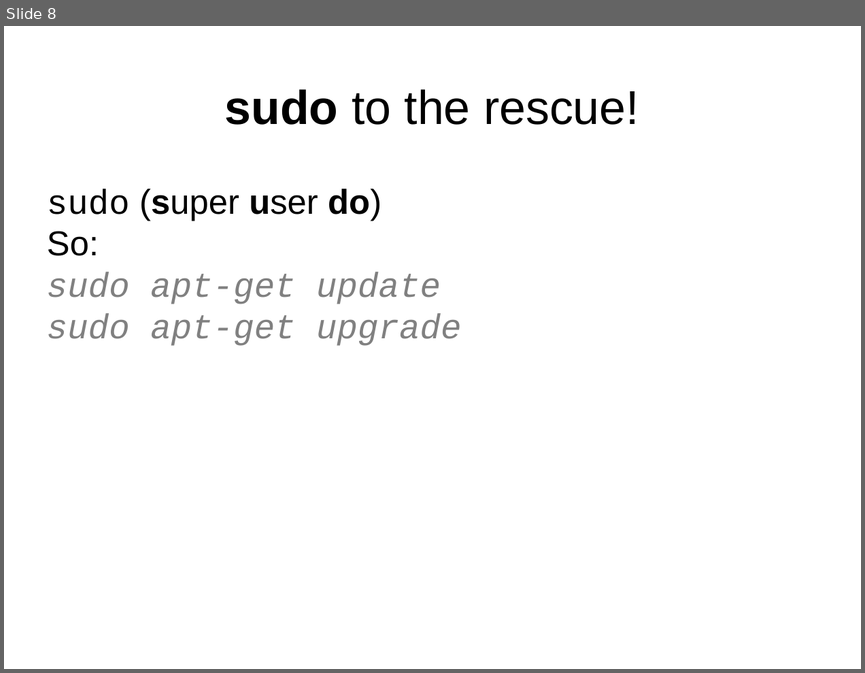
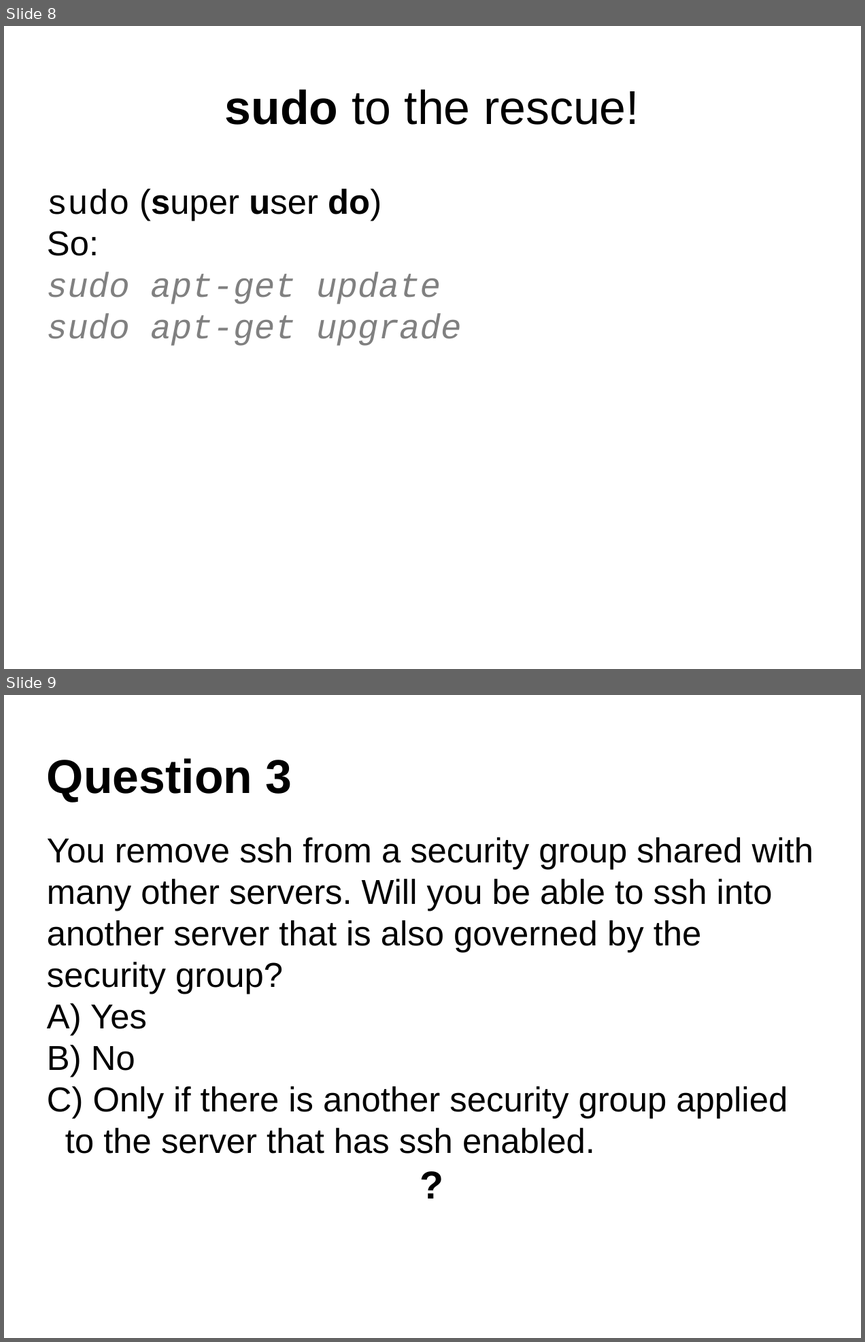
Before and after one commit to resbaz/nectar-cloud-lessons, a slide deck: Lessons/Lesson_III/Lesson_III_Questions.pptx. Shown one above the other, each under a label of ours: slide 8 before the commit, slides 8 and 9 after it. The pictures are 865x673 and 865x1342 pixels, drawn with LibreOffice and Linux fonts; fonts in the diff are those of the drawing. Boxes give left, top, right and bottom in pixels: in the first picture for what was removed or moved away, otherwise in the second. Text is boxed around its words. In the diff, an @@ line names an element or a change of style, - is before the commit and + after.

```diff
--- a/Lessons/Lesson_III/Lesson_III_Questions.pptx
+++ b/Lessons/Lesson_III/Lesson_III_Questions.pptx
@@ slide 9 added at <box>4,695,861,1338</box>, background #FFFFFF @@
@@ text added at <box>47,758,292,802</box>, 44 pt, text #000000, bold @@
+Question 3
@@ text added at <box>47,837,813,1153</box>, 32 pt, text #000000 @@
+You remove ssh from a security group shared with many other servers. Will you be able to ssh into another server that is also governed by the security group?
+A) Yes
+B) No
+C) Only if there is another security group applied to the server that has ssh enabled.
+?
```
Also in this commit, not shown: 1 slide changed, 1 other slide added, 1 other file.
